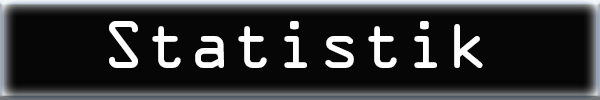
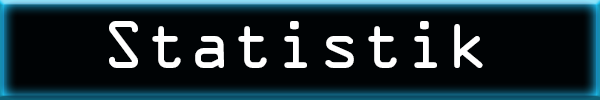
Revision of a layered 600 × 100 image; what changed, layer by layer:
showed "Normal" over [0, 0, 600, 100]
